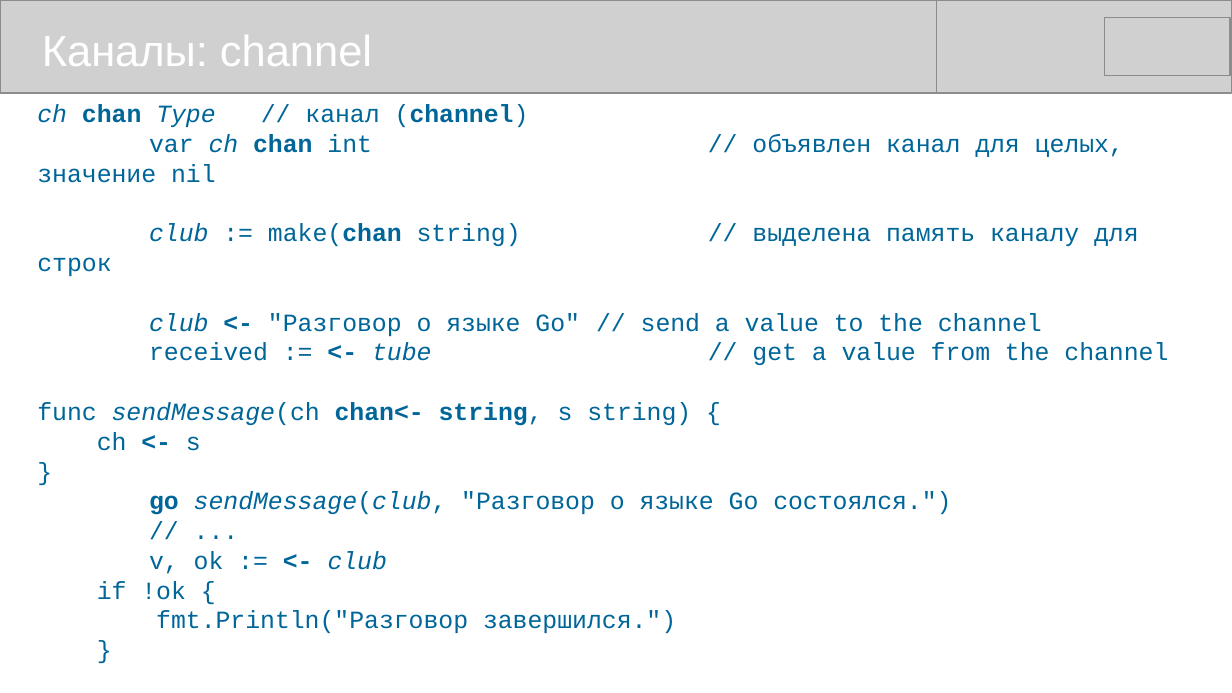
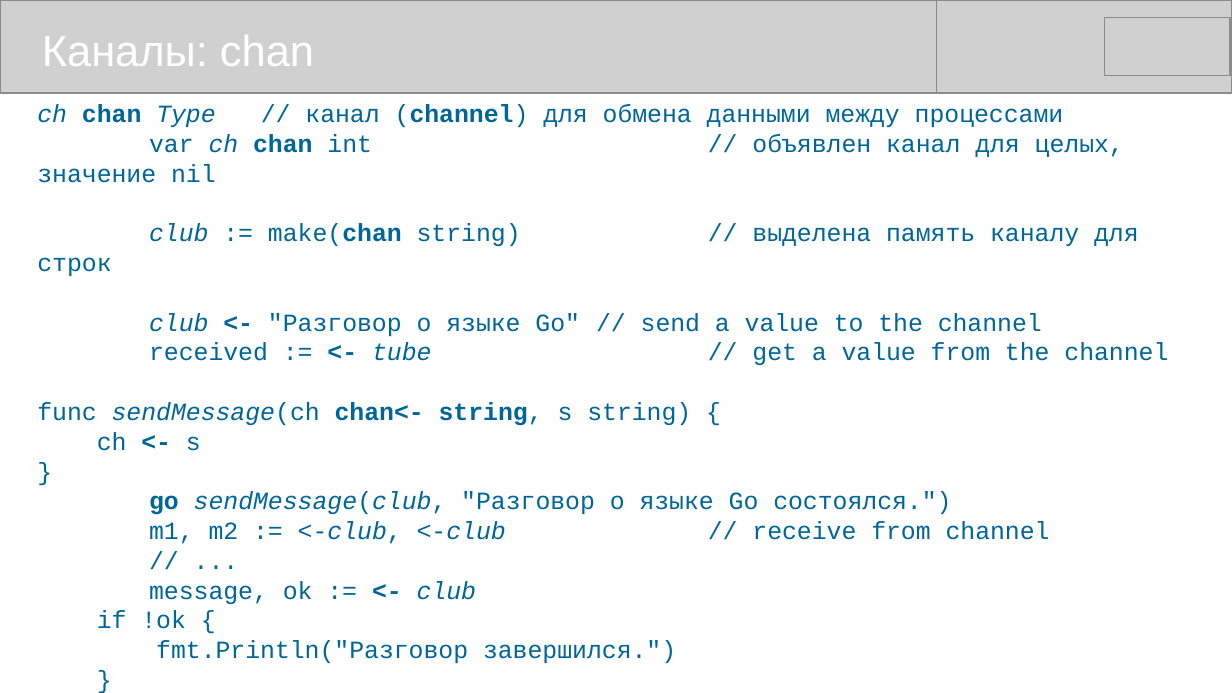
Before and after one commit to mike-shock/Go_language, a slide deck: slide 37 of Go_Review.odp (slide 36 before the commit). Drawn at 1232x693 pixels with LibreOffice and Linux fonts; fonts in the diff are those of the drawing; grey boxes stand for pictures. Boxes give left, top, right and bottom in pixels: in the first picture for what was removed or moved away, otherwise in the second. Text is boxed around its words. In the diff, an @@ line names an element or a change of style, - is before the commit and + after.

```diff
--- a/Go_Review.odp
+++ b/Go_Review.odp
@@ text at [42, 35, 314, 66]: text changed @@
-Каналы: channel
+Каналы: chan
@@ text at [37, 104, 1064, 127]: text changed @@
-ch chan Type // канал (channel)
+ch chan Type // канал (channel) для обмена данными между процессами
@@ text at [149, 521, 1050, 544]: paragraph added @@
+m1, m2 := <-club, <-club // receive from channel
@@ text at [149, 581, 476, 604]: text changed @@
-v, ok := <- club
+message, ok := <- club
```
Also in this commit, not shown: 12 other slides changed, 1 slide added, 1 other file.
